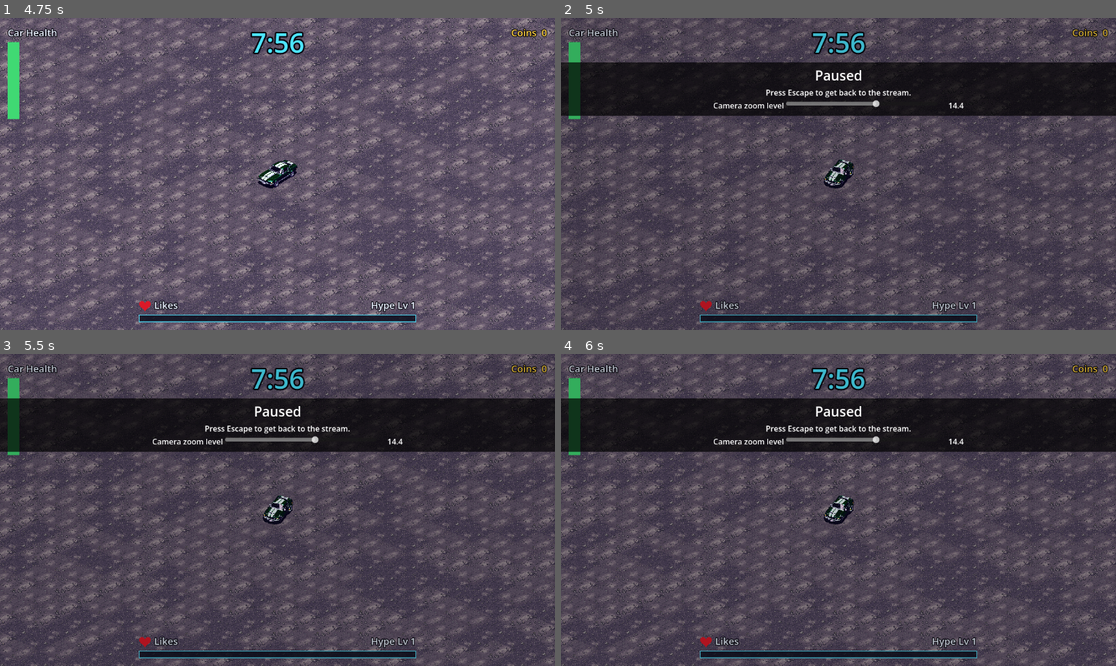
Above: before the commit, frames 1-4 (two rows, left to right).
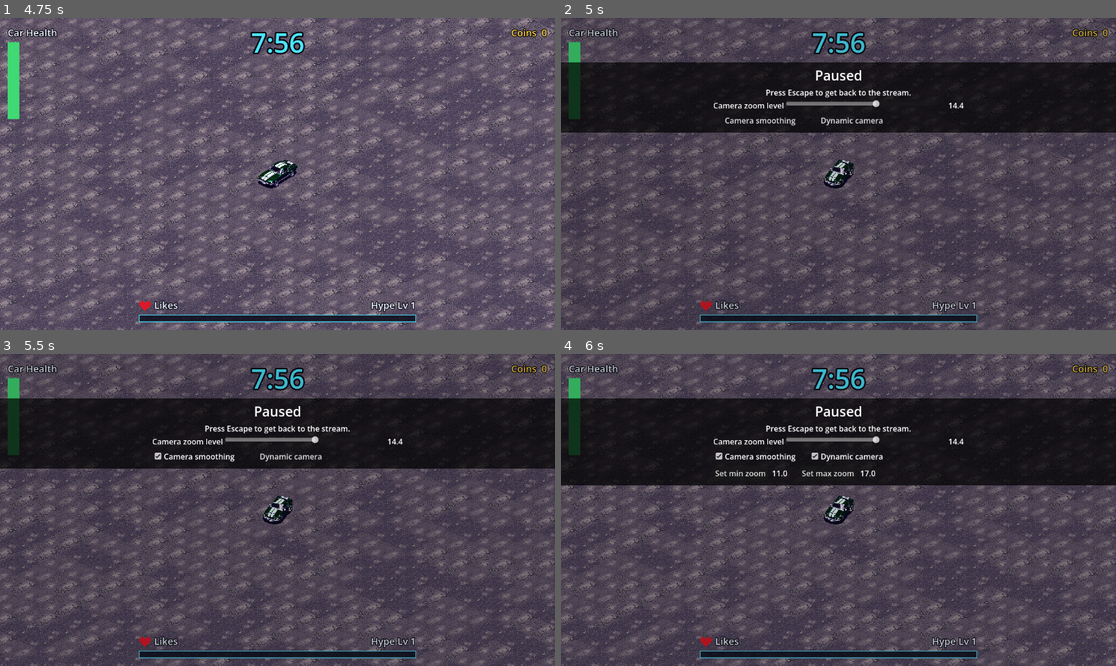
Above: after the commit, the same moments.

Repository: akyrat/solid-carbide-game
Game: Godot game, scene res://scenes/game/game.tscn
Same seed, same stepped clock (60 frames per second), same inputs: the game is played once before the commit and once after it.
Inputs (mouse positions are in pixels of both pictures, inside the frame that each line leads up to):
- Up to frame 1 (4.75 s): click "Start" at 0.5 s; tap Enter at 1.25, 4.25 s; move the mouse to (399, 158) at 1.27 s; hold D (car_steer_right) 1.28-2 s; tap Tab (toggle_tuning_panel) at 1.35, 2.85 s; click (399, 158) at 1.42 s; tap V (toggle_view) at 1.55, 3.05, 4.55 s; drag from (166, 189) to (249, 236) at 2.02 s; tap Space at 2.75 s; move the mouse to (333, 105) at 2.77 s; hold D (car_steer_right) 2.78-3.5 s; drag from (249, 236) to (111, 127) at 3.52 s; move the mouse to (444, 220) at 4.27 s; hold A (car_steer_left) from 4.28 s (still down); hold Shift from 4.28 s (still down)
- Up to frame 2 (5 s): keep holding A (car_steer_left); keep holding Shift; tap Escape (pause) at 4.9 s
- Up to frame 3 (5.5 s): release A (car_steer_left) at 5 s; release Shift at 5 s; click (194, 456) at 5 s, where only the run after the commit has a clickable "Camera smoothing"
- Up to frame 4 (6 s): click (849, 456) at 5.75 s, where only the run after the commit has a clickable "Dynamic camera"

Frame 1 is identical in both runs. In frame 2, 5.3% of the frame differs, in the area x 0-100%, y 31-37%; in frame 3, 5.3%; in frame 4, 11%, in the area x 0-100%, y 31-43%.

Commit message:
T-124: pause screen camera checkboxes and min/max zoom buttons
Co-Authored-By: Claude Sonnet 5.5 <noreply@anthropic.com>

Diff:
--- a/game/scripts/ui/pause_screen.gd
+++ b/game/scripts/ui/pause_screen.gd
@@ -14,6 +14,12 @@
 const TEXT_TITLE := "Paused"
 const TEXT_HINT := "Press Escape to get back to the stream."
 const TEXT_ZOOM_LABEL := "Camera zoom level"
+## The camera checkboxes use the board's own names (T-124). The two tuning
+## buttons are a temporary tool for the board, not game text.
+const TEXT_SMOOTHING := "Camera smoothing"
+const TEXT_DYNAMIC := "Dynamic camera"
+const TEXT_SET_MIN := "Set min zoom"
+const TEXT_SET_MAX := "Set max zoom"
 
 ## The scene whose camera zoom this slider sets (needs `zoom` and set_zoom()).
 var target: Node
@@ -22,6 +28,14 @@
 var hint_label: Label
 var zoom_label: Label
 var _value_label: Label
+var smoothing_check: CheckBox
+var dynamic_check: CheckBox
+## The temporary tuning row: shown only while the dynamic camera is on.
+var tuning_row: HBoxContainer
+var set_min_button: Button
+var set_max_button: Button
+var min_label: Label
+var max_label: Label
 var _root: Control
 var strip: PanelContainer
 var _saved_cam: Array = []
@@ -88,7 +102,98 @@
 	_value_label.horizontal_alignment = HORIZONTAL_ALIGNMENT_RIGHT
 	row.add_child(_value_label)
 	_update_value_label()
+	_build_camera_controls(box)
 	visible = false
+
+
+func _cam():
+	return target.get("camera_follow") if target != null else null
+
+
+func _build_camera_controls(box: VBoxContainer) -> void:
+	var checks := HBoxContainer.new()
+	checks.add_theme_constant_override("separation", 24)
+	box.add_child(checks)
+	smoothing_check = _make_check("SmoothingCheck", TEXT_SMOOTHING)
+	smoothing_check.toggled.connect(_on_smoothing_toggled)
+	checks.add_child(smoothing_check)
+	dynamic_check = _make_check("DynamicCheck", TEXT_DYNAMIC)
+	dynamic_check.toggled.connect(_on_dynamic_toggled)
+	checks.add_child(dynamic_check)
+	tuning_row = HBoxContainer.new()
+	tuning_row.name = "TuningRow"
+	tuning_row.add_theme_constant_override("separation", 8)
+	box.add_child(tuning_row)
+	set_min_button = _make_button("SetMinButton", TEXT_SET_MIN)
+	set_min_button.pressed.connect(_on_set_min)
+	tuning_row.add_child(set_min_button)
+	min_label = _make_value_label("MinValue")
+	tuning_row.add_child(min_label)
+	set_max_button = _make_button("SetMaxButton", TEXT_SET_MAX)
+	set_max_button.pressed.connect(_on_set_max)
+	tuning_row.add_child(set_max_button)
+	max_label = _make_value_label("MaxValue")
+	tuning_row.add_child(max_label)
+	refresh_camera_controls()
+	var cam = _cam()
+	if cam != null:
+		cam.changed.connect(refresh_camera_controls)  # also when the saved options load
+
+
+func _make_check(node_name: String, text: String) -> CheckBox:
+	var c := CheckBox.new()
+	c.name = node_name
+	c.text = text
+	c.add_theme_font_size_override("font_size", 16)
+	return c
+
+
+func _make_button(node_name: String, text: String) -> Button:
+	var b := Button.new()
+	b.name = node_name
+	b.text = text
+	b.add_theme_font_size_override("font_size", 16)
+	return b
+
+
+func _make_value_label(node_name: String) -> Label:
+	var l := Label.new()
+	l.name = node_name
+	l.custom_minimum_size.x = 50.0
+	l.add_theme_font_size_override("font_size", 16)
+	return l
+
+
+## Reads the saved options into the checkboxes and the stored min and max into
+## the numbers, without applying anything.
+func refresh_camera_controls() -> void:
+	var cam = _cam()
+	if cam == null:
+		return
+	smoothing_check.set_pressed_no_signal(cam.is_smoothing())
+	dynamic_check.set_pressed_no_signal(cam.is_dynamic())
+	tuning_row.visible = cam.is_dynamic()
+	min_label.text = "%.1f" % cam.get_dynamic_min()
+	max_label.text = "%.1f" % cam.get_dynamic_max()
+
+
+func _on_smoothing_toggled(on: bool) -> void:
+	_cam().set_smoothing(on)
+
+
+func _on_dynamic_toggled(on: bool) -> void:
+	_cam().set_dynamic(on)
+	refresh_camera_controls()
+
+
+func _on_set_min() -> void:
+	_cam().set_dynamic_min_from_current()
+	refresh_camera_controls()
+
+
+func _on_set_max() -> void:
+	_cam().set_dynamic_max_from_current()
+	refresh_camera_controls()
 
 
 func _input(event: InputEvent) -> void:
@@ -111,6 +216,7 @@
 func pause() -> void:
 	zoom_slider.set_value_no_signal(target.zoom)
 	_update_value_label()
+	refresh_camera_controls()
 	get_tree().paused = true
 	visible = true
 	_camera_follows_while_paused(true)
--- a/game/tests/fixtures/pause_screen_demo.gd
+++ b/game/tests/fixtures/pause_screen_demo.gd
@@ -4,6 +4,9 @@
 
 ## When above 0, the slider is set to this value right after pausing (T-093).
 @export var slider_value := 0.0
+
+## When true, the dynamic camera is switched on before pausing (T-124).
+@export var dynamic_camera := false
 
 var prototype: Node2D
 var _steps := 0
@@ -20,6 +23,8 @@
 func _on_stepped() -> void:
 	_steps += 1
 	if _steps == 30:
+		if dynamic_camera:
+			prototype.camera_follow.set_dynamic(true)
 		prototype.pause_screen.pause()
 		if slider_value > 0.0:
 			prototype.pause_screen.zoom_slider.value = slider_value
--- /dev/null
+++ b/game/tests/fixtures/pause_screen_demo_dynamic.tscn
@@ -0,0 +1,7 @@
+[gd_scene load_steps=2 format=3]
+
+[ext_resource type="Script" path="res://tests/fixtures/pause_screen_demo.gd" id="1_demo"]
+
+[node name="PauseScreenDemo" type="Node"]
+script = ExtResource("1_demo")
+dynamic_camera = true
--- /dev/null
+++ b/game/tests/unit/test_pause_camera_controls.gd
@@ -0,0 +1,105 @@
+extends GutTest
+## Task T-124: the pause screen's camera checkboxes and the min/max buttons.
+
+const SCENE := preload("res://scenes/drift_prototype/drift_prototype.tscn")
+const TEST_PATH := "user://test_settings_t124.cfg"
+
+
+func before_each() -> void:
+	GameSettings.path = TEST_PATH
+	DirAccess.remove_absolute(TEST_PATH)
+
+
+func after_each() -> void:
+	get_tree().paused = false
+	DirAccess.remove_absolute(TEST_PATH)
+	GameSettings.path = GameSettings.DEFAULT_PATH
+
+
+func _scene() -> Node2D:
+	var p: Node2D = SCENE.instantiate()
+	add_child_autofree(p)
+	p.car.use_keyboard = false
+	return p
+
+
+func test_checkboxes_exist_with_the_boards_names_and_start_off() -> void:
+	var ps = _scene().pause_screen
+	assert_eq(ps.smoothing_check.text, "Camera smoothing")
+	assert_eq(ps.dynamic_check.text, "Dynamic camera")
+	assert_false(ps.smoothing_check.button_pressed)
+	assert_false(ps.dynamic_check.button_pressed)
+	assert_true(ps.smoothing_check.is_visible_in_tree() or not ps.visible)
+
+
+func test_checkboxes_start_from_the_saved_settings() -> void:
+	GameSettings.save_camera_smoothing(true)
+	GameSettings.save_dynamic_camera(true)
+	var p := _scene()
+	assert_true(p.pause_screen.smoothing_check.button_pressed)
+	assert_true(p.pause_screen.dynamic_check.button_pressed)
+	assert_true(p.pause_screen.tuning_row.visible)
+
+
+func test_checkboxes_switch_the_options_at_once_and_save() -> void:
+	var p := _scene()
+	var ps = p.pause_screen
+	ps.pause()
+	ps.smoothing_check.button_pressed = true
+	assert_true(p.camera_follow.is_smoothing())
+	assert_true(GameSettings.load_camera_smoothing())
+	ps.dynamic_check.button_pressed = true
+	assert_true(p.camera_follow.is_dynamic())
+	assert_true(GameSettings.load_dynamic_camera())
+	ps.smoothing_check.button_pressed = false
+	ps.dynamic_check.button_pressed = false
+	assert_false(p.camera_follow.is_smoothing())
+	assert_false(p.camera_follow.is_dynamic())
+
+
+func test_tuning_buttons_show_only_while_dynamic_is_on() -> void:
+	var p := _scene()
+	var ps = p.pause_screen
+	assert_false(ps.tuning_row.visible)
+	ps.dynamic_check.button_pressed = true
+	assert_true(ps.tuning_row.visible)
+	assert_eq(ps.set_min_button.text, "Set min zoom")
+	assert_eq(ps.set_max_button.text, "Set max zoom")
+	ps.dynamic_check.button_pressed = false
+	assert_false(ps.tuning_row.visible)
+
+
+func test_buttons_store_the_sliders_value_and_the_numbers_update() -> void:
+	var p := _scene()
+	var ps = p.pause_screen
+	ps.pause()
+	ps.dynamic_check.button_pressed = true
+	ps.zoom_slider.value = 9.0
+	ps.set_min_button.pressed.emit()
+	assert_almost_eq(p.camera_follow.get_dynamic_min(), 9.0, 1e-6)
+	assert_eq(ps.min_label.text, "9.0")
+	ps.zoom_slider.value = 18.5
+	ps.set_max_button.pressed.emit()
+	assert_almost_eq(p.camera_follow.get_dynamic_max(), 18.5, 1e-6)
+	assert_eq(ps.max_label.text, "18.5")
+	assert_almost_eq(GameSettings.load_dynamic_zoom_min(), 9.0, 1e-6)
+	assert_almost_eq(GameSettings.load_dynamic_zoom_max(), 18.5, 1e-6)
+
+
+func test_numbers_show_the_stored_values_when_pausing() -> void:
+	var p := _scene()
+	p.camera_follow.set_dynamic(true)
+	p.pause_screen.pause()
+	assert_eq(p.pause_screen.min_label.text, "%.1f" % GameSettings.DEFAULT_DYNAMIC_ZOOM_MIN)
+	assert_eq(p.pause_screen.max_label.text, "%.1f" % GameSettings.DEFAULT_DYNAMIC_ZOOM_MAX)
+	assert_true(p.pause_screen.tuning_row.visible)
+
+
+func test_strip_stays_below_the_hud_timer() -> void:
+	var p := _scene()
+	var ps = p.pause_screen
+	ps.dynamic_check.button_pressed = true
+	ps.pause()
+	await wait_frames(3)
+	assert_gte(ps.strip.get_global_rect().position.y, ps.STRIP_TOP - 0.5)
+	assert_lt(ps.strip.get_global_rect().end.y, 300.0, "compact: stays in the top of the screen")
Not shown, added: game/tests/unit/test_pause_camera_controls.gd.uid
Not shown, changed: game/README.md
Not shown, changed: tasks/T-124-camera-checkboxes.md
